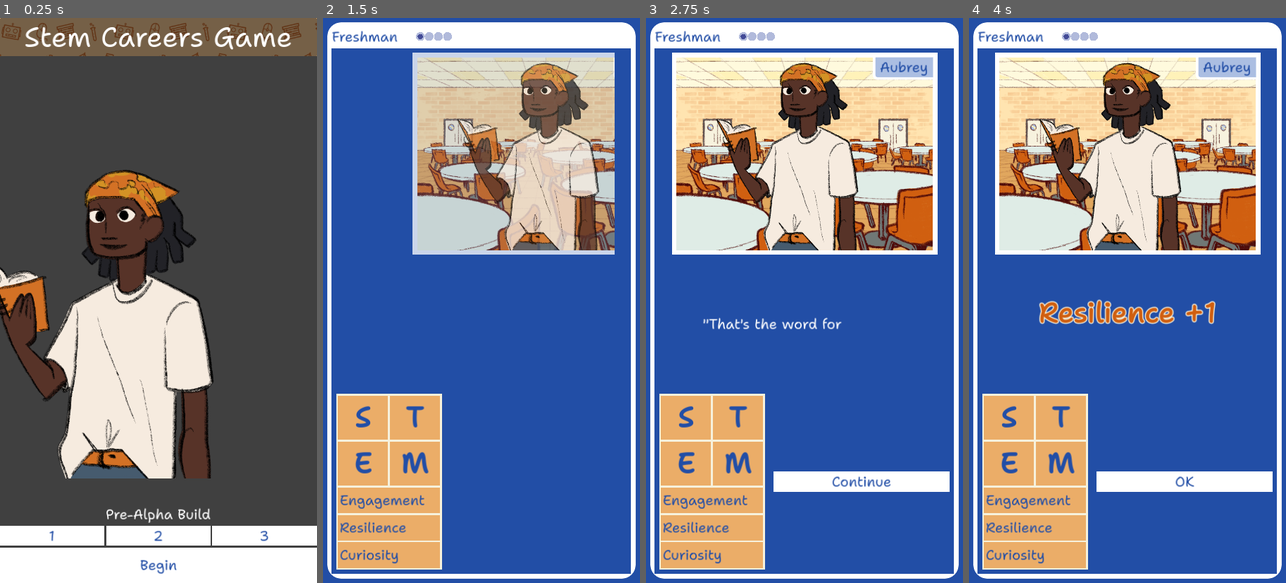
Above: before the commit, frames 1-4 (left to right).
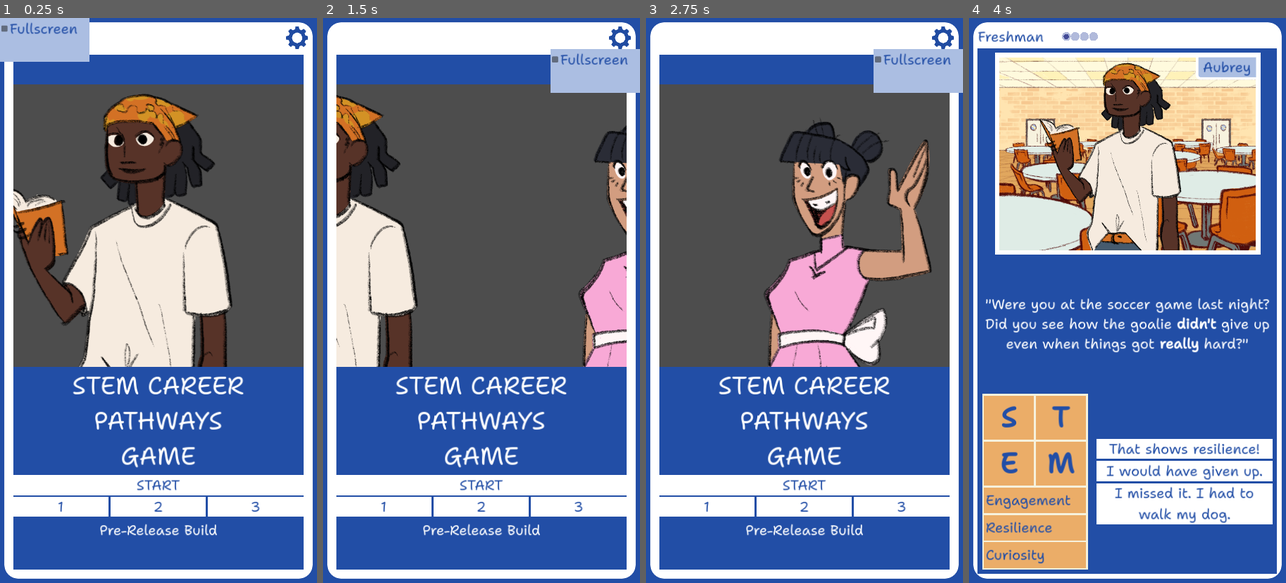
Above: after the commit, the same moments.

Repository: stem-career-paths/game
Game: Godot game, scene res://ui/screen.tscn
The game is run twice, just before and just after one commit, with the same random seed, the same clock (stepped at 60 frames per second) and the same inputs. The engine's default icon, where the game draws it, is replaced by a stand-in: a white triangle on a blue panel in a dark square.
Inputs (mouse positions are in pixels of both pictures, inside the frame that each line leads up to):
- Up to frame 1 (0.25 s): no input
- Up to frame 2 (1.5 s): click (620, 40) at 0.52 s; click (373, 537) at 1.27 s
- Up to frame 3 (2.75 s): click (861, 447) at 2.02 s
- Up to frame 4 (4 s): click (1184, 481) at 2.77 s; tap Enter at 3.5 s; drag from (1127, 323) to (1159, 176) at 3.52 s

The runs differ from the first frame. In frame 1, 68% of the frame differs, in the area x 0-100%, y 0-100%; in frame 2, 69%, in the area x 2-100%, y 1-99%; in frame 3, 69%; in frame 4, 9.9%.

Commit message:
Revise title screen
This is closer to Sam's drawings. The options menu contains a
fullscreen toggle.

Diff:
--- /dev/null
+++ b/project/ui/blue_style_box.tres
@@ -0,0 +1,4 @@
+[gd_resource type="StyleBoxFlat" format=3 uid="uid://0lv825v0nskc"]
+
+[resource]
+bg_color = Color(0.133333, 0.305882, 0.65098, 1)
--- /dev/null
+++ b/project/ui/cast_carousel.gd
@@ -0,0 +1,12 @@
+extends ParallaxBackground
+
+@export var speed := 250.0
+
+func _ready():
+	# Make the layer loop by setting its motion mirror to the width
+	# of the container.
+	$ParallaxLayer.motion_mirroring.x = $ParallaxLayer/HBoxContainer.size.x
+
+
+func _process(delta):
+	scroll_offset.x -= delta * speed
--- /dev/null
+++ b/project/ui/cast_carousel.tscn
@@ -0,0 +1,33 @@
+[gd_scene load_steps=6 format=3 uid="uid://dcuhgkvouhkiq"]
+
+[ext_resource type="Script" path="res://ui/cast_carousel.gd" id="1_k5iq2"]
+[ext_resource type="Texture2D" uid="uid://nnsvltgmeigg" path="res://cast/aubrey.png" id="2_6q8b8"]
+[ext_resource type="Texture2D" uid="uid://bfeif5iosw0gv" path="res://cast/hilda.png" id="3_pxqv0"]
+[ext_resource type="Texture2D" uid="uid://8feisb4hegcw" path="res://cast/mary.png" id="4_qwxpl"]
+[ext_resource type="Texture2D" uid="uid://b7srskjmxkvei" path="res://cast/steven.png" id="5_gwtqp"]
+
+[node name="ParallaxBackground" type="ParallaxBackground"]
+layer = 0
+script = ExtResource("1_k5iq2")
+
+[node name="ParallaxLayer" type="ParallaxLayer" parent="."]
+
+[node name="HBoxContainer" type="HBoxContainer" parent="ParallaxLayer"]
+offset_right = 2892.0
+offset_bottom = 720.0
+
+[node name="TextureRect" type="TextureRect" parent="ParallaxLayer/HBoxContainer"]
+layout_mode = 2
+texture = ExtResource("2_6q8b8")
+
+[node name="TextureRect2" type="TextureRect" parent="ParallaxLayer/HBoxContainer"]
+layout_mode = 2
+texture = ExtResource("3_pxqv0")
+
+[node name="TextureRect3" type="TextureRect" parent="ParallaxLayer/HBoxContainer"]
+layout_mode = 2
+texture = ExtResource("4_qwxpl")
+
+[node name="TextureRect4" type="TextureRect" parent="ParallaxLayer/HBoxContainer"]
+layout_mode = 2
+texture = ExtResource("5_gwtqp")
--- a/project/ui/game_screen.tscn
+++ b/project/ui/game_screen.tscn
@@ -1,33 +1,17 @@
-[gd_scene load_steps=21 format=3 uid="uid://cu8dk0qnr77qs"]
+[gd_scene load_steps=20 format=3 uid="uid://cu8dk0qnr77qs"]
 
 [ext_resource type="Theme" uid="uid://bqnq26iud8rn3" path="res://common/theme.tres" id="1_iwqch"]
+[ext_resource type="StyleBox" uid="uid://0lv825v0nskc" path="res://ui/blue_style_box.tres" id="2_gvmnj"]
 [ext_resource type="Script" path="res://ui/game_screen.gd" id="2_kqcir"]
 [ext_resource type="PackedScene" uid="uid://scwnvnkr08fy" path="res://ui/character_display.tscn" id="2_qajtq"]
 [ext_resource type="PackedScene" uid="uid://cn7vhi2yphyq2" path="res://ui/year_indicator.tscn" id="2_qr7fv"]
 [ext_resource type="PackedScene" uid="uid://c878div1yocyl" path="res://ui/scenario_container.tscn" id="3_ieeti"]
 [ext_resource type="PackedScene" uid="uid://b8q1tdpaxtldy" path="res://ui/audible_button.tscn" id="3_ueeqd"]
+[ext_resource type="StyleBox" uid="uid://dlbigrenfpyvm" path="res://ui/white_rounded_style_box.tres" id="4_b7pij"]
 [ext_resource type="PackedScene" uid="uid://cqsvt2ysd353x" path="res://ui/animated_label.tscn" id="5_mqyhs"]
 [ext_resource type="Script" path="res://ui/hide_on_run.gd" id="5_vhgyq"]
 [ext_resource type="Script" path="res://ui/option_area.gd" id="6_hfcqp"]
 [ext_resource type="FontFile" uid="uid://1pig17qkchw" path="res://common/ShantellSans-Regular.ttf" id="10_51lxb"]
-
-[sub_resource type="StyleBoxFlat" id="StyleBoxFlat_vsh8h"]
-bg_color = Color(0.133333, 0.305882, 0.65098, 1)
-
-[sub_resource type="StyleBoxFlat" id="StyleBoxFlat_rqxn1"]
-bg_color = Color(1, 1, 1, 1)
-border_width_left = 10
-border_width_top = 10
-border_width_right = 10
-border_width_bottom = 10
-border_color = Color(1, 1, 1, 1)
-corner_radius_top_left = 30
-corner_radius_top_right = 30
-corner_radius_bottom_right = 30
-corner_radius_bottom_left = 30
-
-[sub_resource type="StyleBoxFlat" id="StyleBoxFlat_7llhc"]
-bg_color = Color(0.133333, 0.305882, 0.65098, 1)
 
 [sub_resource type="StyleBoxFlat" id="StyleBoxFlat_gmiha"]
 bg_color = Color(0.133333, 0.305882, 0.65098, 1)
@@ -129,7 +113,7 @@
 grow_horizontal = 2
 grow_vertical = 2
 theme = ExtResource("1_iwqch")
-theme_override_styles/panel = SubResource("StyleBoxFlat_vsh8h")
+theme_override_styles/panel = ExtResource("2_gvmnj")
 script = ExtResource("2_kqcir")
 
 [node name="SingularChild" type="Control" parent="."]
@@ -146,7 +130,7 @@
 
 [node name="WhiteBackground" type="PanelContainer" parent="SingularChild/MarginContainer"]
 layout_mode = 2
-theme_override_styles/panel = SubResource("StyleBoxFlat_rqxn1")
+theme_override_styles/panel = ExtResource("4_b7pij")
 
 [node name="MainUI" type="VBoxContainer" parent="SingularChild/MarginContainer/WhiteBackground"]
 layout_mode = 2
@@ -159,7 +143,7 @@
 [node name="InnerBluePanel" type="PanelContainer" parent="SingularChild/MarginContainer/WhiteBackground/MainUI"]
 layout_mode = 2
 size_flags_vertical = 3
-theme_override_styles/panel = SubResource("StyleBoxFlat_7llhc")
+theme_override_styles/panel = ExtResource("2_gvmnj")
 
 [node name="MarginContainer" type="MarginContainer" parent="SingularChild/MarginContainer/WhiteBackground/MainUI/InnerBluePanel"]
 layout_mode = 2
--- a/project/ui/start_scene.gd
+++ b/project/ui/start_scene.gd
@@ -1,52 +1,17 @@
 extends Control
 
+const _FULLSCREEN_MODES := [DisplayServer.WINDOW_MODE_FULLSCREEN, DisplayServer.WINDOW_MODE_EXCLUSIVE_FULLSCREEN]
+const _FULLSCREEN_ID := 0
 
 @export var scroll_speed: float = 300.0
 
-var _index = 0
-
-@onready var _image_scroll_container: ScrollContainer = %ImageScrollContainer
-@onready var _image_parent: Container = %ImageScrollContainer.get_child(0)
-@onready var _cast: Cast = Cast.new()
 @onready var _main_scene := preload("res://ui/main_scene.tscn")
-
+@onready var _settings_popup := %SettingsPopup
 
 func _ready() -> void:
-	_cast.load_cast("res://cast/")
-
-	for image in _image_parent.get_children():
-		image.texture = _get_image()
-
 	# Add debug options if running from the editor
 	if OS.has_feature("editor"):
 		_add_debug_start_options()
-
-
-func _process(delta) -> void:
-	_image_scroll_container.scroll_horizontal += delta * scroll_speed
-
-	if _image_scroll_container.scroll_horizontal >= 720:
-		_swap_children_images()
-
-
-func _get_image() -> Texture:
-	var image: Texture = _cast._dictionary[_cast._dictionary.keys()[_index]].image
-	_index += 1
-
-	if _index >= _cast._dictionary.size():
-		_index = 0
-
-	return image
-
-
-func _swap_children_images() -> void:
-	var first_child = _image_parent.get_child(0)
-	_image_parent.remove_child(first_child)
-	_image_parent.add_child(first_child)
-
-	_image_parent.get_child(1).texture = _get_image()
-
-	_image_scroll_container.scroll_horizontal = 0
 
 
 func _add_debug_start_options() -> void:
@@ -71,3 +36,25 @@
 func _on_start_button_pressed() -> void:
 	var new_scene: Control = _main_scene.instantiate()
 	owner.change_scene(new_scene)
+
+
+func _on_settings_button_pressed():
+	var button : TextureButton = %SettingsButton
+	var offset := Vector2(0, button.size.y)
+	_settings_popup.position = button.get_screen_position() + offset
+
+	_settings_popup.set_item_checked(_FULLSCREEN_ID, _is_fullscreen())
+
+	_settings_popup.popup()
+
+
+func _is_fullscreen() -> bool:
+	var mode := DisplayServer.window_get_mode()
+	return mode in _FULLSCREEN_MODES
+
+
+func _on_settings_popup_id_pressed(id):
+	if id == _FULLSCREEN_ID:
+		DisplayServer.window_set_mode(DisplayServer.WINDOW_MODE_WINDOWED \
+			if _is_fullscreen() \
+			else DisplayServer.WINDOW_MODE_FULLSCREEN)
--- a/project/ui/start_scene.tscn
+++ b/project/ui/start_scene.tscn
@@ -1,16 +1,18 @@
-[gd_scene load_steps=8 format=3 uid="uid://d2m2pbepn6rip"]
+[gd_scene load_steps=10 format=3 uid="uid://d2m2pbepn6rip"]
 
 [ext_resource type="Theme" uid="uid://bqnq26iud8rn3" path="res://common/theme.tres" id="1_gluso"]
 [ext_resource type="Script" path="res://ui/start_scene.gd" id="2_27iv5"]
-[ext_resource type="Texture2D" uid="uid://b7srskjmxkvei" path="res://cast/steven.png" id="3_xvfeo"]
-[ext_resource type="Texture2D" uid="uid://8feisb4hegcw" path="res://cast/mary.png" id="4_3jef5"]
+[ext_resource type="StyleBox" uid="uid://0lv825v0nskc" path="res://ui/blue_style_box.tres" id="3_yrlow"]
+[ext_resource type="StyleBox" uid="uid://dlbigrenfpyvm" path="res://ui/white_rounded_style_box.tres" id="4_esrti"]
+[ext_resource type="Texture2D" uid="uid://8ej6rfgqwaw5" path="res://ui/gear.png" id="5_cne1d"]
+[ext_resource type="PackedScene" uid="uid://dcuhgkvouhkiq" path="res://ui/cast_carousel.tscn" id="5_rvet4"]
 [ext_resource type="PackedScene" uid="uid://b8q1tdpaxtldy" path="res://ui/audible_button.tscn" id="5_sj70n"]
 
-[sub_resource type="LabelSettings" id="LabelSettings_rthby"]
-font_size = 64
+[sub_resource type="StyleBoxFlat" id="StyleBoxFlat_fsp3o"]
+bg_color = Color(0.670588, 0.745098, 0.886275, 1)
 
-[sub_resource type="StyleBoxFlat" id="StyleBoxFlat_lfmk5"]
-bg_color = Color(0.25098, 0.25098, 0.25098, 1)
+[sub_resource type="LabelSettings" id="LabelSettings_nx01s"]
+font_size = 56
 
 [node name="StartScene" type="Control"]
 layout_mode = 3
@@ -22,114 +24,102 @@
 theme = ExtResource("1_gluso")
 script = ExtResource("2_27iv5")
 
-[node name="VBoxContainer" type="VBoxContainer" parent="."]
+[node name="BlueBackground" type="PanelContainer" parent="."]
 layout_mode = 1
-anchors_preset = 8
-anchor_left = 0.5
-anchor_top = 0.5
-anchor_right = 0.5
-anchor_bottom = 0.5
-offset_left = -360.0
-offset_top = -640.0
-offset_right = 360.0
-offset_bottom = 640.0
-grow_horizontal = 2
-grow_vertical = 2
-theme_override_constants/separation = 0
-
-[node name="PanelContainer" type="PanelContainer" parent="VBoxContainer"]
-layout_mode = 2
-
-[node name="Label" type="Label" parent="VBoxContainer/PanelContainer"]
-layout_mode = 2
-text = "Stem Careers Game"
-label_settings = SubResource("LabelSettings_rthby")
-horizontal_alignment = 1
-
-[node name="ImagePanel" type="PanelContainer" parent="VBoxContainer"]
-clip_contents = true
-layout_mode = 2
-size_flags_vertical = 3
-theme_override_styles/panel = SubResource("StyleBoxFlat_lfmk5")
-
-[node name="VBoxContainer" type="VBoxContainer" parent="VBoxContainer/ImagePanel"]
-layout_mode = 2
-
-[node name="CenterContainer" type="CenterContainer" parent="VBoxContainer/ImagePanel/VBoxContainer"]
-layout_mode = 2
-size_flags_vertical = 3
-
-[node name="SubViewportContainer" type="SubViewportContainer" parent="VBoxContainer/ImagePanel/VBoxContainer/CenterContainer"]
-layout_mode = 2
-
-[node name="SubViewport" type="SubViewport" parent="VBoxContainer/ImagePanel/VBoxContainer/CenterContainer/SubViewportContainer"]
-disable_3d = true
-transparent_bg = true
-handle_input_locally = false
-gui_disable_input = true
-size = Vector2i(720, 720)
-render_target_update_mode = 4
-
-[node name="ImageScrollContainer" type="ScrollContainer" parent="VBoxContainer/ImagePanel/VBoxContainer/CenterContainer/SubViewportContainer/SubViewport"]
-unique_name_in_owner = true
 anchors_preset = 15
 anchor_right = 1.0
 anchor_bottom = 1.0
 grow_horizontal = 2
 grow_vertical = 2
-size_flags_horizontal = 3
+theme_override_styles/panel = ExtResource("3_yrlow")
+
+[node name="MarginContainer" type="MarginContainer" parent="BlueBackground"]
+layout_mode = 2
+theme_override_constants/margin_left = 10
+theme_override_constants/margin_top = 10
+theme_override_constants/margin_right = 10
+theme_override_constants/margin_bottom = 10
+
+[node name="WhiteBackground" type="PanelContainer" parent="BlueBackground/MarginContainer"]
+layout_mode = 2
+theme_override_styles/panel = ExtResource("4_esrti")
+
+[node name="VBoxContainer" type="VBoxContainer" parent="BlueBackground/MarginContainer/WhiteBackground"]
+layout_mode = 2
+
+[node name="HBoxContainer" type="HBoxContainer" parent="BlueBackground/MarginContainer/WhiteBackground/VBoxContainer"]
+layout_mode = 2
+alignment = 2
+
+[node name="SettingsButton" type="TextureButton" parent="BlueBackground/MarginContainer/WhiteBackground/VBoxContainer/HBoxContainer"]
+unique_name_in_owner = true
+modulate = Color(0.133333, 0.305882, 0.65098, 1)
+layout_mode = 2
+texture_normal = ExtResource("5_cne1d")
+
+[node name="SettingsPopup" type="PopupMenu" parent="BlueBackground/MarginContainer/WhiteBackground/VBoxContainer/HBoxContainer/SettingsButton"]
+unique_name_in_owner = true
+size = Vector2i(203, 100)
+visible = true
+theme_override_colors/font_color = Color(0.133333, 0.305882, 0.65098, 1)
+theme_override_styles/panel = SubResource("StyleBoxFlat_fsp3o")
+item_count = 1
+item_0/text = "Fullscreen"
+item_0/checkable = 1
+item_0/id = 0
+
+[node name="MarginContainer" type="MarginContainer" parent="BlueBackground/MarginContainer/WhiteBackground/VBoxContainer"]
+layout_mode = 2
 size_flags_vertical = 3
-horizontal_scroll_mode = 3
-vertical_scroll_mode = 3
+theme_override_constants/margin_left = 10
+theme_override_constants/margin_top = 10
+theme_override_constants/margin_right = 10
+theme_override_constants/margin_bottom = 10
 
-[node name="HBoxContainer" type="HBoxContainer" parent="VBoxContainer/ImagePanel/VBoxContainer/CenterContainer/SubViewportContainer/SubViewport/ImageScrollContainer"]
+[node name="MainPanel" type="PanelContainer" parent="BlueBackground/MarginContainer/WhiteBackground/VBoxContainer/MarginContainer"]
 layout_mode = 2
-size_flags_horizontal = 3
-size_flags_vertical = 3
-theme_override_constants/separation = 0
+theme_override_styles/panel = ExtResource("3_yrlow")
+
+[node name="VBoxContainer" type="VBoxContainer" parent="BlueBackground/MarginContainer/WhiteBackground/VBoxContainer/MarginContainer/MainPanel"]
+layout_mode = 2
 alignment = 1
 
-[node name="MainImage1" type="TextureRect" parent="VBoxContainer/ImagePanel/VBoxContainer/CenterContainer/SubViewportContainer/SubViewport/ImageScrollContainer/HBoxContainer"]
+[node name="SubViewportContainer" type="SubViewportContainer" parent="BlueBackground/MarginContainer/WhiteBackground/VBoxContainer/MarginContainer/MainPanel/VBoxContainer"]
+custom_minimum_size = Vector2(640, 640)
 layout_mode = 2
-size_flags_horizontal = 3
-size_flags_vertical = 3
-texture = ExtResource("3_xvfeo")
-stretch_mode = 5
+stretch = true
 
-[node name="MainImage2" type="TextureRect" parent="VBoxContainer/ImagePanel/VBoxContainer/CenterContainer/SubViewportContainer/SubViewport/ImageScrollContainer/HBoxContainer"]
+[node name="SubViewport" type="SubViewport" parent="BlueBackground/MarginContainer/WhiteBackground/VBoxContainer/MarginContainer/MainPanel/VBoxContainer/SubViewportContainer"]
+handle_input_locally = false
+size = Vector2i(660, 640)
+render_target_update_mode = 4
+
+[node name="ParallaxBackground" parent="BlueBackground/MarginContainer/WhiteBackground/VBoxContainer/MarginContainer/MainPanel/VBoxContainer/SubViewportContainer/SubViewport" instance=ExtResource("5_rvet4")]
+
+[node name="GameTitle" type="Label" parent="BlueBackground/MarginContainer/WhiteBackground/VBoxContainer/MarginContainer/MainPanel/VBoxContainer"]
 layout_mode = 2
-size_flags_horizontal = 3
-size_flags_vertical = 3
-texture = ExtResource("4_3jef5")
-stretch_mode = 5
+text = "STEM CAREER
+PATHWAYS
+GAME"
+label_settings = SubResource("LabelSettings_nx01s")
+horizontal_alignment = 1
 
-[node name="ColorRect" type="ColorRect" parent="VBoxContainer"]
+[node name="StartButton" parent="BlueBackground/MarginContainer/WhiteBackground/VBoxContainer/MarginContainer/MainPanel/VBoxContainer" instance=ExtResource("5_sj70n")]
 layout_mode = 2
+text = "START"
 
-[node name="VBoxContainer" type="VBoxContainer" parent="VBoxContainer/ColorRect"]
-layout_mode = 1
-anchors_preset = 12
-anchor_top = 1.0
-anchor_right = 1.0
-anchor_bottom = 1.0
-offset_top = -132.0
-grow_horizontal = 2
-grow_vertical = 0
-
-[node name="Label" type="Label" parent="VBoxContainer/ColorRect/VBoxContainer"]
-layout_mode = 2
-text = "Pre-Alpha Build"
-horizontal_alignment = 1
-vertical_alignment = 1
-
-[node name="DebugOptions" type="HBoxContainer" parent="VBoxContainer/ColorRect/VBoxContainer"]
+[node name="DebugOptions" type="HBoxContainer" parent="BlueBackground/MarginContainer/WhiteBackground/VBoxContainer/MarginContainer/MainPanel/VBoxContainer"]
 unique_name_in_owner = true
 layout_mode = 2
 
-[node name="AudibleButton" parent="VBoxContainer/ColorRect/VBoxContainer" instance=ExtResource("5_sj70n")]
-custom_minimum_size = Vector2(0, 80)
+[node name="Control" type="Control" parent="BlueBackground/MarginContainer/WhiteBackground/VBoxContainer/MarginContainer/MainPanel/VBoxContainer"]
 layout_mode = 2
-size_flags_vertical = 3
-text = "Begin"
 
-[connection signal="pressed" from="VBoxContainer/ColorRect/VBoxContainer/AudibleButton" to="." method="_on_start_button_pressed"]
+[node name="Label" type="Label" parent="BlueBackground/MarginContainer/WhiteBackground/VBoxContainer/MarginContainer/MainPanel/VBoxContainer"]
+layout_mode = 2
+text = "Pre-Release Build"
+horizontal_alignment = 1
+
+[connection signal="pressed" from="BlueBackground/MarginContainer/WhiteBackground/VBoxContainer/HBoxContainer/SettingsButton" to="." method="_on_settings_button_pressed"]
+[connection signal="id_pressed" from="BlueBackground/MarginContainer/WhiteBackground/VBoxContainer/HBoxContainer/SettingsButton/SettingsPopup" to="." method="_on_settings_popup_id_pressed"]
+[connection signal="pressed" from="BlueBackground/MarginContainer/WhiteBackground/VBoxContainer/MarginContainer/MainPanel/VBoxContainer/StartButton" to="." method="_on_start_button_pressed"]
--- /dev/null
+++ b/project/ui/white_rounded_style_box.tres
@@ -0,0 +1,13 @@
+[gd_resource type="StyleBoxFlat" format=3 uid="uid://dlbigrenfpyvm"]
+
+[resource]
+bg_color = Color(1, 1, 1, 1)
+border_width_left = 10
+border_width_top = 10
+border_width_right = 10
+border_width_bottom = 10
+border_color = Color(1, 1, 1, 1)
+corner_radius_top_left = 30
+corner_radius_top_right = 30
+corner_radius_bottom_right = 30
+corner_radius_bottom_left = 30
Binary file added: project/ui/gear.png
Not shown, added: project/ui/gear.png.import
Not shown, changed: README.md
